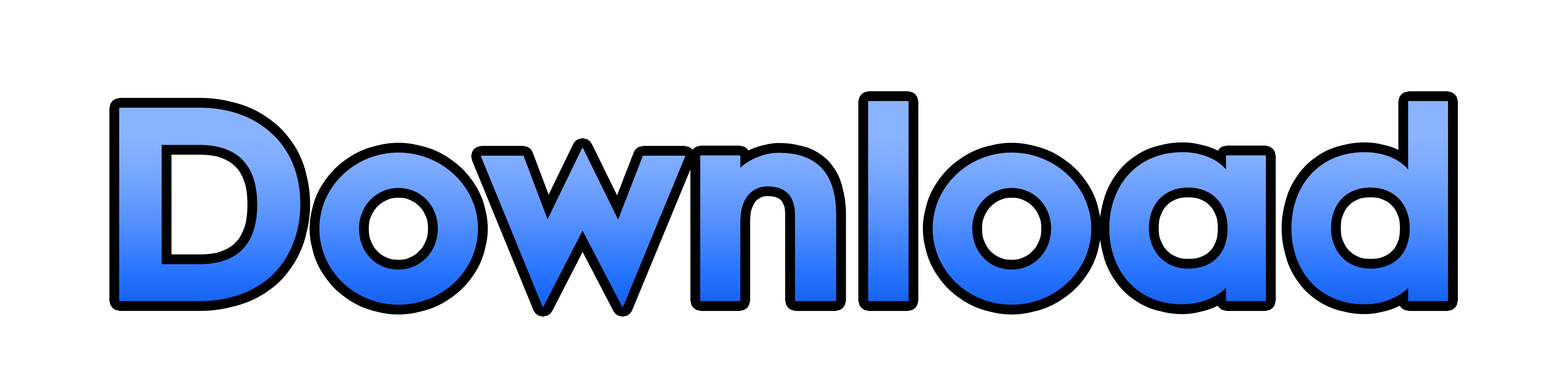
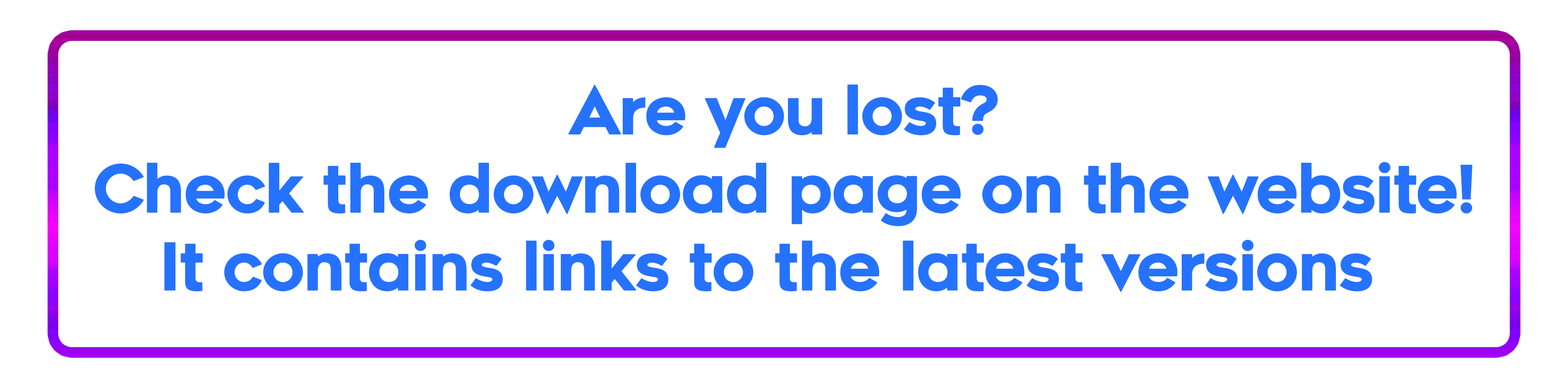
Two versions of the same layered image (1568x388). Layer-by-layer changes:
renamed "Download" to "Are you lost? Check the download page on the website! It contai", painted on it over box(94, 84, 1473, 308)
added layer "Rectangle 1" over box(58, 40, 1510, 348)
